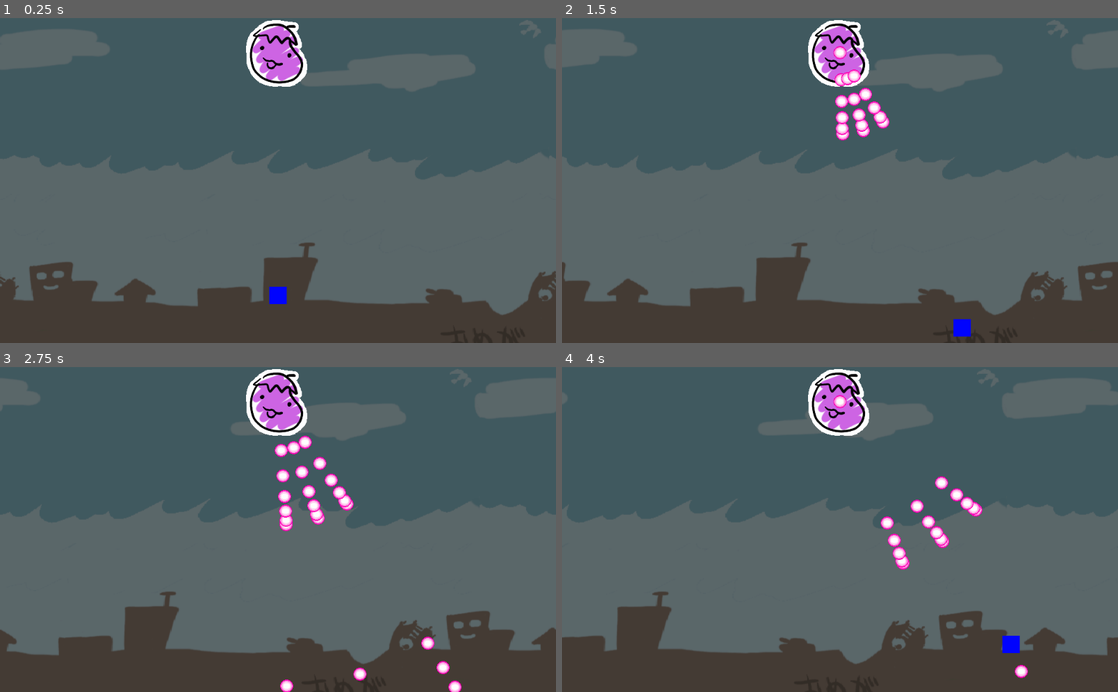
Above: before the commit, frames 1-4 (two rows, left to right).
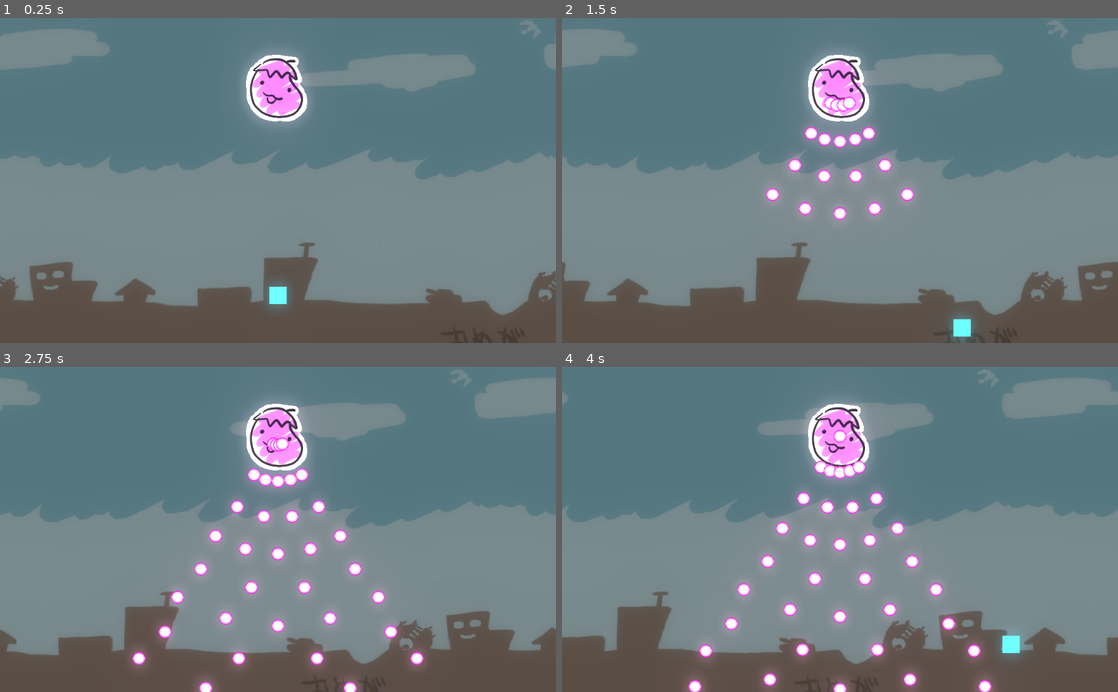
Above: after the commit, the same moments.

Repository: syun77/gd_bullettest2
Game: Godot game, scene res://Main.tscn
Two runs of this game, one before a commit and one after it. Both use one fixed random seed, a clock stepped at 60 frames per second and the inputs below.
Inputs:
- Up to frame 1 (0.25 s): no input
- Up to frame 2 (1.5 s): hold Right (ui_right) 0.53-1.28 s; hold Down (ui_down) from 1.28 s (still down)
- Up to frame 3 (2.75 s): release Down (ui_down) at 2.03 s; hold Right (ui_right) from 2.03 s (still down)
- Up to frame 4 (4 s): release Right (ui_right) at 2.78 s; hold Up (ui_up) 2.78-3.53 s; hold Left (ui_left) from 3.53 s (still down)

The runs differ from the first frame. In frame 1, 87% of the frame differs, in the area x 0-100%, y 0-93%; in frame 2, 87%; in frame 3, 92%; in frame 4, 94%, in the area x 0-100%, y 0-100%.

Commit message:
弾幕を実装

Diff:
--- a/BulletTest/Enemy.gd
+++ b/BulletTest/Enemy.gd
@@ -28,9 +28,30 @@
 
 onready var _spr = $Enemy
 
+enum eType {
+	AIM,
+	ALL_RANGE,
+	GRAVITY,
+	GRAVITY2,
+	NEEDLE,
+	WHIP,
+	NWAY,
+	NWAY_4_5,
+	NWAY_AND_MOVE
+}
+export(int, "AIM", "ALL_RANGE", "GRAVITY", "GRAVITY2", "NEEDLE", "WHIP", "N-WAY", "N-WAY(4-5)", "N-WAY AND MOVE") var type = eType.AIM
+
 var _cnt = 0
 var _timer = 0.0
 var _batteries = [] # 弾のディレイ発射用配列.
+var _cnt2 = 0
+var _cnt3 = 0
+var _target = Vector2.ZERO
+var _start = Vector2.ZERO
+
+func _ready() -> void:
+	_target = position
+	_start = position
 
 func _physics_process(delta: float) -> void:
 	_timer += delta
@@ -38,11 +59,87 @@
 
 	_update_batteies(delta)
 
-	if _cnt%60 == 0:
-		var aim = _aim()
-		#_bullet(aim, 500)
-		for i in range(7):
-			_nway(3, aim, 45, 300+50*i, 0.1 * i)
+	# 移動処理.
+	match type:
+		eType.WHIP:
+			# 移動する.
+			if _cnt%120 == 0:
+				if _cnt3%2 == 0:
+					_target = _start + Vector2(120, 0)
+				else:
+					_target = _start + Vector2(-120, 0)
+				_cnt3 += 1
+		eType.NWAY_AND_MOVE:
+			# 移動する.
+			if _cnt%120 == 0:
+				if _cnt3%2 == 0:
+					_target = _start + Vector2(120, 0)
+				else:
+					_target = _start + Vector2(-120, 0)
+				_cnt3 += 1
+		_:
+			_target = _start
+	position += (_target - position) * 0.01
+
+	var aim = _aim()
+	# 弾を撃つ.
+	match type:
+		eType.AIM:
+			if _cnt%60 == 0:
+				_bullet(aim, 500)
+		eType.ALL_RANGE:
+			if _cnt%60 == 0:
+				# 全方位弾
+				var cnt = 60 # 発射する弾の数
+				var d = 360 / cnt # 角度差を求める.
+				for i in range(cnt):
+					var deg = d * i # 発射角度を求める.
+					_bullet(deg, 300)
+		eType.GRAVITY:
+			if _cnt%10 == 0:
+				var deg = rand_range(60, 120)
+				for i in range(3):
+					_bullet(deg, 300, i*0.05, 0, 10)
+		eType.GRAVITY2:
+			if _cnt%4 == 0:
+				if _cnt2 < 10:
+					_bullet(220, 500, 0, 10, 0)
+				elif _cnt2 < 20:
+					_bullet(270, 500, 0, 0, 0)
+				else:
+					_bullet(320, 500, 0, -10, 0)
+					if _cnt2 >= 30:
+						_cnt2 = 0
+				_cnt2 += 1
+		eType.NEEDLE:
+			if _cnt%60 == 0:
+				# 針弾を発射.
+				for i in range(5):
+					var delay = i * 0.05
+					_bullet(aim, 500, delay)
+		eType.WHIP:
+			if _cnt%120 == 0:
+				# ウィップ弾を発射
+				for i in range(10):
+					var deg = 300+50*i # 角度
+					var delay = i * 0.05 # 遅延タイマー
+					_bullet(aim, deg, delay)
+		eType.NWAY:
+			if _cnt%60 == 0:
+				_nway(5, aim, 60, 300)
+		eType.NWAY_4_5:
+			if _cnt%20 == 0:
+				if _cnt2%2 == 0:
+					_nway(5, 270, 80, 200)
+				else:
+					_nway(4, 270, 80, 200)
+				_cnt2 += 1
+		eType.NWAY_AND_MOVE:
+			if _cnt%120 == 0:
+				for i in range(7):
+					var d = _cnt2%3
+					_nway(3+d, aim, 60, 300+50*i, 0.1 * i)
+				_cnt2 += 1
 
 func _aim() -> float:
 	return Common.get_aim(position)
--- a/BulletTest/Main.tscn
+++ b/BulletTest/Main.tscn
@@ -49,12 +49,14 @@
 [sub_resource type="Environment" id=5]
 background_mode = 4
 background_canvas_max_layer = 3
-glow_intensity = 0.11
-glow_bloom = 0.1
+glow_enabled = true
+glow_intensity = 1.48
+glow_strength = 0.81
+glow_bloom = 0.22
 glow_blend_mode = 0
-glow_hdr_threshold = 2.1
-glow_hdr_luminance_cap = 3.0
-glow_hdr_scale = 1.1
+glow_hdr_threshold = 0.98
+glow_hdr_luminance_cap = 13.97
+glow_hdr_scale = 1.48
 
 [node name="Main" type="Node2D"]
 script = ExtResource( 1 )
@@ -83,7 +85,8 @@
 position = Vector2( 512, 512 )
 
 [node name="Enemy" parent="MainLayer" instance=ExtResource( 4 )]
-position = Vector2( 512, 64 )
+position = Vector2( 512, 128 )
+type = 7
 
 [node name="ShotLayer" type="CanvasLayer" parent="."]
 follow_viewport_enable = true
--- a/BulletTest/Player.tscn
+++ b/BulletTest/Player.tscn
@@ -10,4 +10,4 @@
 margin_top = -16.0
 margin_right = 16.0
 margin_bottom = 16.0
-color = Color( 0, 0.0156863, 1, 1 )
+color = Color( 0.333333, 0.858824, 1, 1 )
